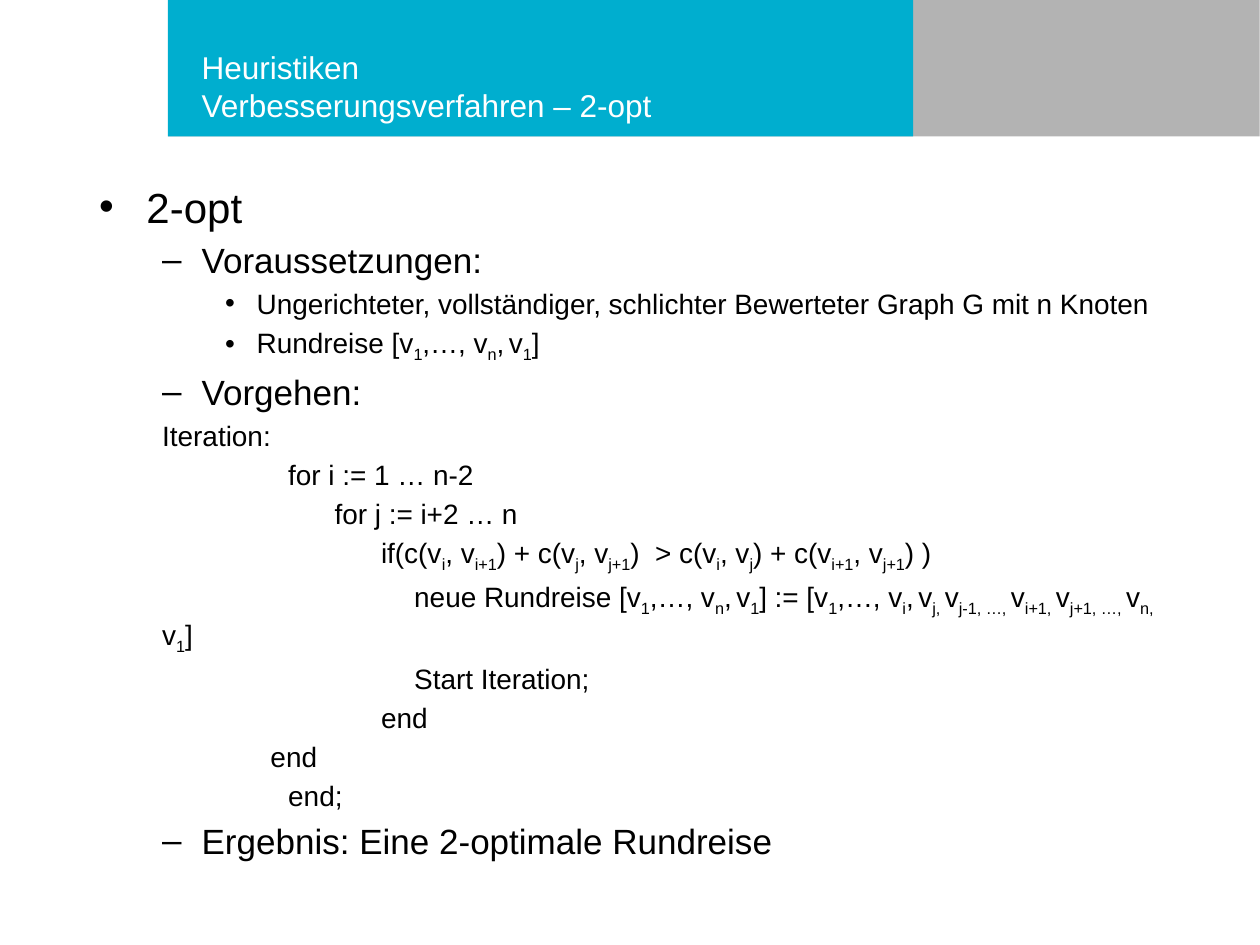
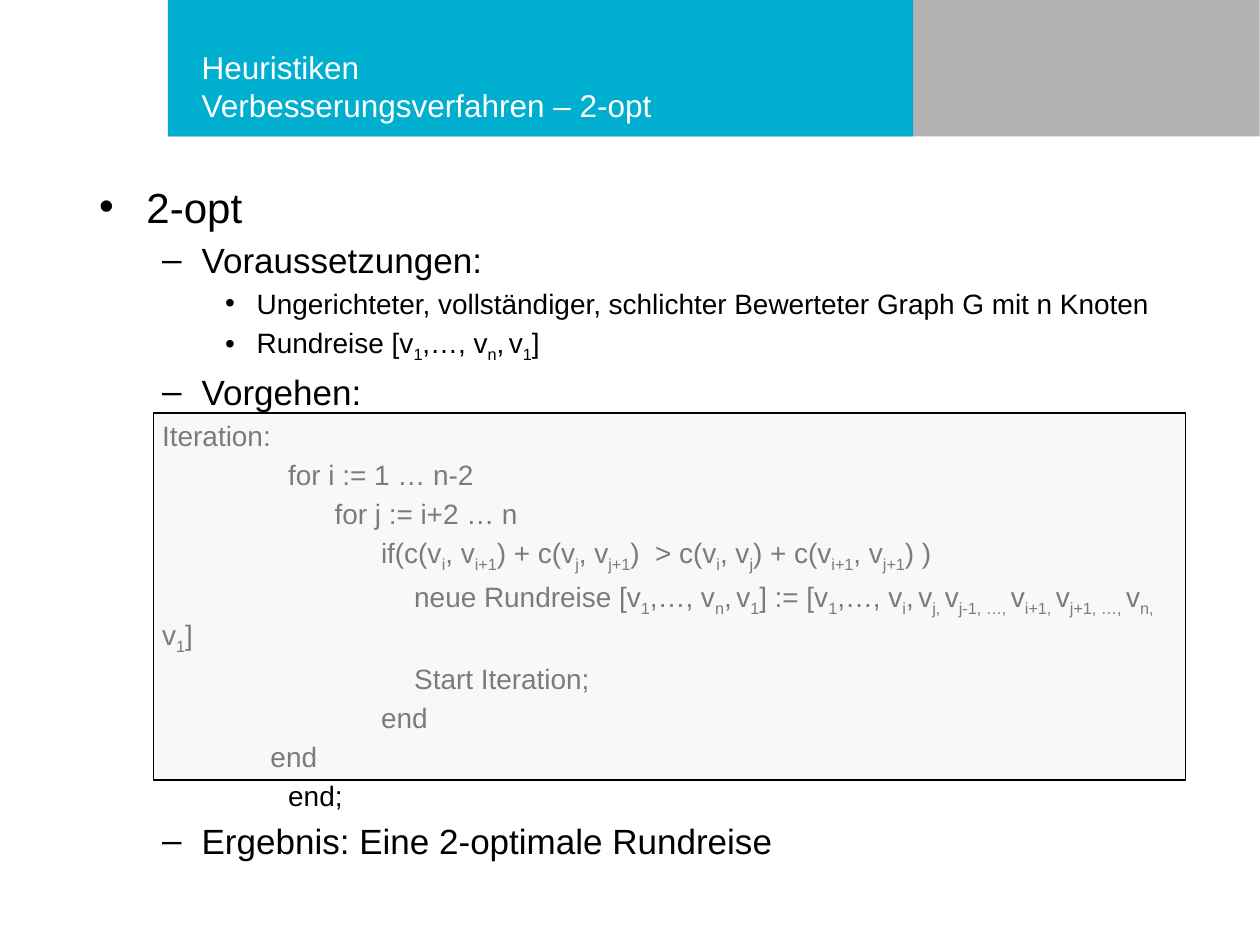
Before and after one commit to philurlaub/matlab2016, a slide deck: slide 29 of Präsentation.pptx (slide 27 before the commit). Drawn at 1260x945 pixels with LibreOffice and Linux fonts; fonts in the diff are those of the drawing; background and template pictures are left out. Boxes give left, top, right and bottom in pixels: in the first picture for what was removed or moved away, otherwise in the second. Text is boxed around its words. In the diff, an @@ line names an element or a change of style, - is before the commit and + after.

```diff
--- a/Präsentation.pptx
+++ b/Präsentation.pptx
@@ rectangle added at <box>154,413,1186,780</box>, fill #F2F2F2 at 51% opacity, outline #000000 0.75 pt @@
```
Also in this commit, not shown: 6 other slides changed, 4 slides added, 3 slides removed.
